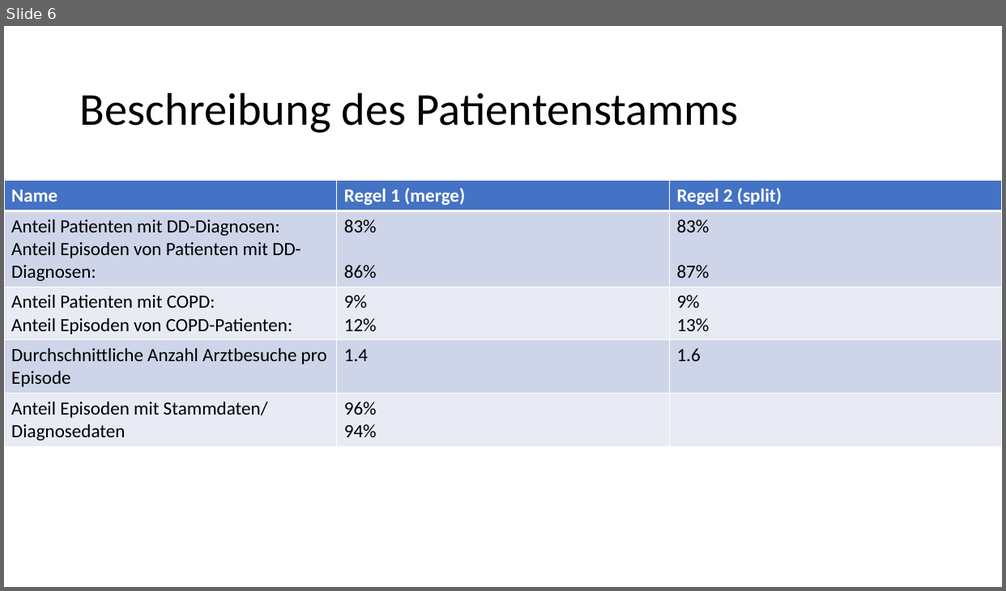
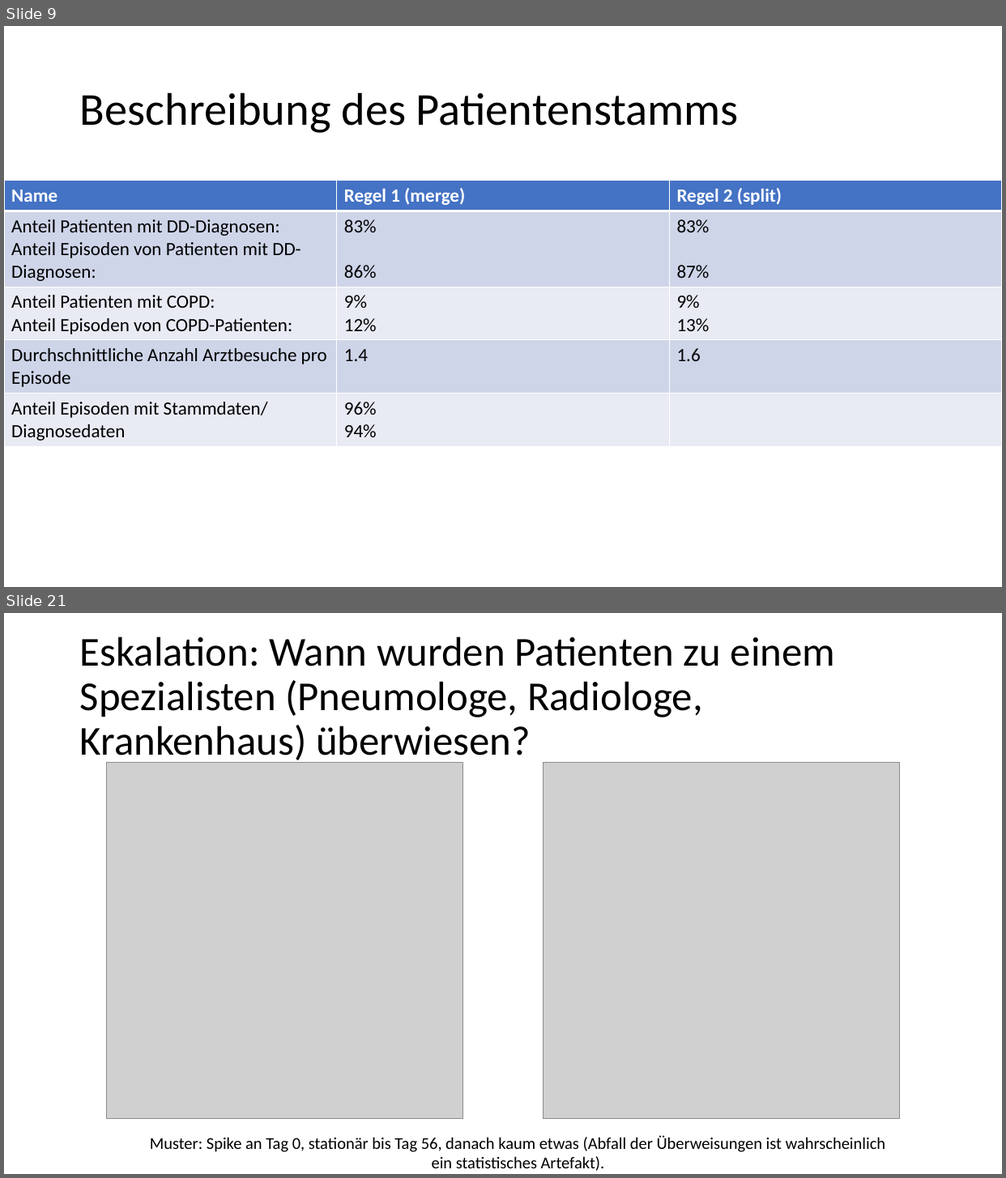
Before and after one commit to rapkroes/Code_UKSH_Husten, a slide deck: presentation Steinhaeuser 20_12_23.pptx. Shown one above the other, each under a label of ours: slide 6 before the commit, slides 9 and 21 after it; the slides between them are not shown. The pictures are 1006x591 and 1006x1178 pixels, drawn with LibreOffice and Linux fonts; fonts in the diff are those of the drawing; grey boxes stand for pictures. Boxes give left, top, right and bottom in pixels: in the first picture for what was removed or moved away, otherwise in the second. Text is boxed around its words. In the diff, an @@ line names an element or a change of style, - is before the commit and + after.

```diff
--- a/presentation Steinhaeuser 20_12_23.pptx
+++ b/presentation Steinhaeuser 20_12_23.pptx
@@ slide 21 added at (x1=4, y1=613, x2=1002, y2=1174), background #FFFFFF @@
@@ title added at (x1=80, y1=636, x2=835, y2=764), 39.6 pt, text #000000 @@
+Eskalation: Wann wurden Patienten zu einem Spezialisten (Pneumologe, Radiologe, Krankenhaus) überwiesen?
@@ picture added at (x1=107, y1=763, x2=463, y2=1119) @@
@@ picture added at (x1=543, y1=763, x2=899, y2=1119) @@
@@ text added at (x1=150, y1=1135, x2=886, y2=1171), 16 pt, text #000000 @@
+Muster: Spike an Tag 0, stationär bis Tag 56, danach kaum etwas (Abfall der Überweisungen ist wahrscheinlich ein statistisches Artefakt).
@@ what was slide 6 is now slide 9 @@
```
Also in this commit, not shown: 2 slides changed, 22 other slides added, 1 other file.
